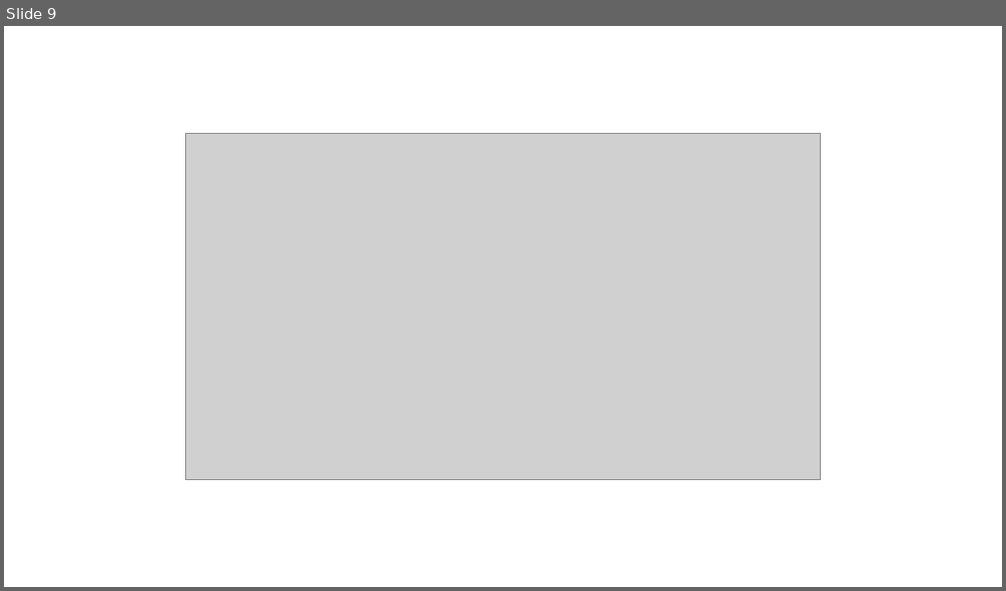
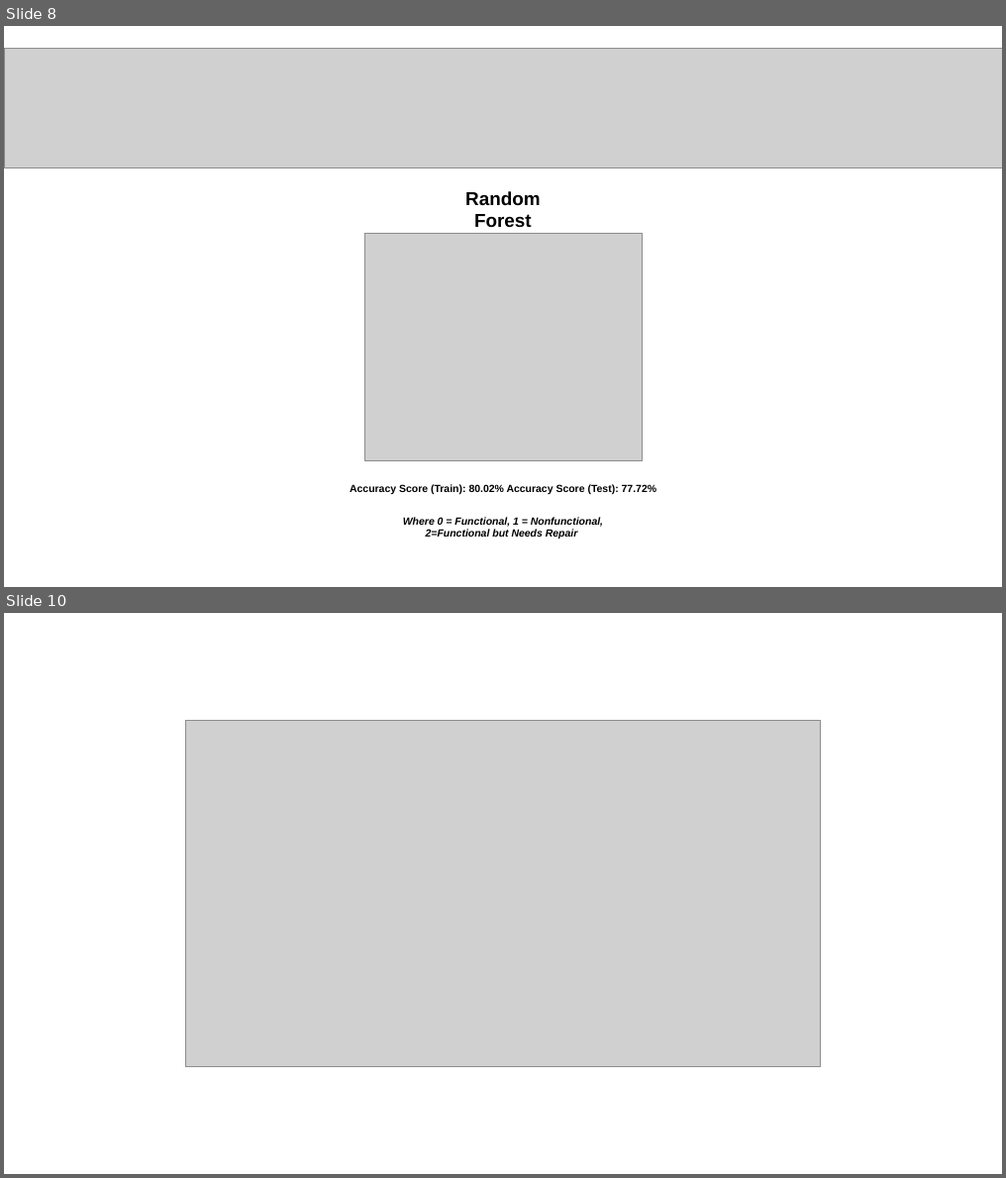
Before and after one commit to jj-yoon/dsc-phase-3-project, a slide deck: Presentation.pptx. Shown one above the other, each under a label of ours: slide 9 before the commit, slides 8 and 10 after it; the slides between them are not shown. The pictures are 1006x591 and 1006x1178 pixels, drawn with LibreOffice and Linux fonts; fonts in the diff are those of the drawing; grey boxes stand for pictures. Boxes give left, top, right and bottom in pixels: in the first picture for what was removed or moved away, otherwise in the second. Text is boxed around its words. In the diff, an @@ line names an element or a change of style, - is before the commit and + after.

```diff
--- a/Presentation.pptx
+++ b/Presentation.pptx
@@ slide 8 added at box(4, 26, 1002, 587), background #FFFFFF @@
@@ picture added at box(4, 49, 1002, 169) @@
@@ text added at box(465, 191, 541, 228), 18 pt, text #000000, bold @@
+Random Forest
@@ picture added at box(364, 234, 642, 462) @@
@@ rectangle added at box(349, 482, 658, 494), fill #FFFFFF, 10 pt, text #000000, bold @@
+Accuracy Score (Train): 80.02% Accuracy Score (Test): 77.72%
@@ rectangle added at box(380, 515, 626, 541), fill #FFFFFF, 10 pt, text #000000, bold, italic @@
+Where 0 = Functional, 1 = Nonfunctional, 2=Functional but Needs Repair
@@ what was slide 9 is now slide 10 @@
```
Also in this commit, not shown: 3 slides changed, 4 other slides added, 5 slides removed, 28 other files.
